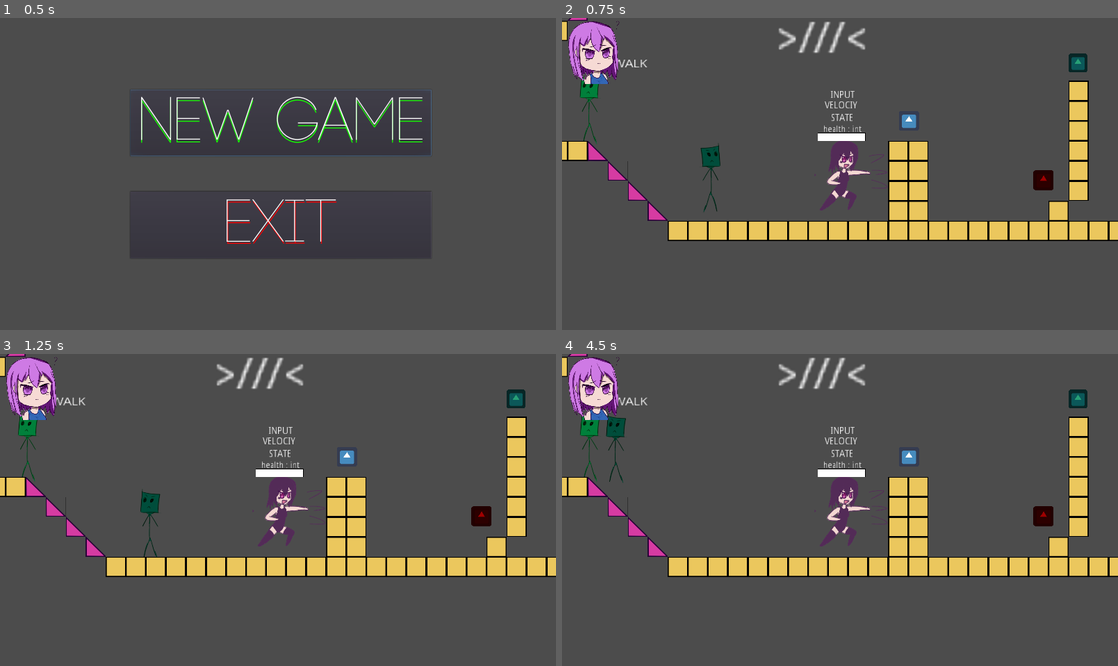
Above: before the commit, frames 1-4 (two rows, left to right).
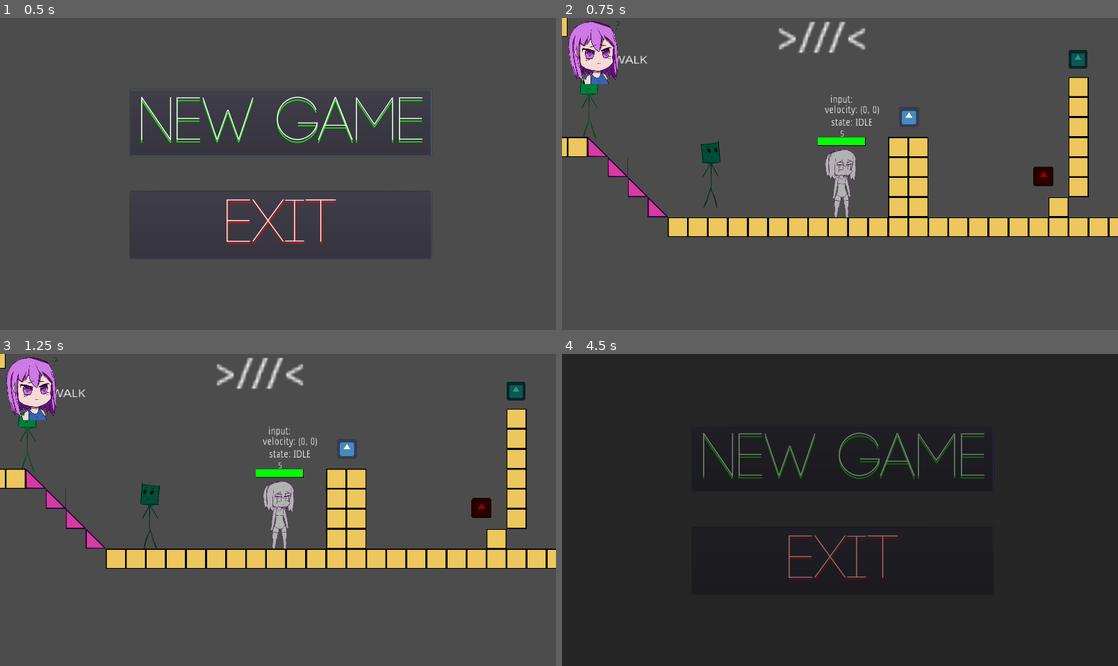
Above: after the commit, the same moments.

Repository: BeatMil/Mugi-again
Game: Godot game, scene res://scene/Menu.tscn
Same seed, same stepped clock (60 frames per second), same inputs: the game is played once before the commit and once after it. The engine's default icon, where the game draws it, is replaced by a stand-in: a white triangle on a blue panel in a dark square.
Inputs:
- Up to frame 1 (0.5 s): no input
- Up to frame 2 (0.75 s): click "NEW GAME" at 0.5 s
- Up to frame 3 (1.25 s): no input
- Up to frame 4 (4.5 s): tap Enter (ui_accept) at 1.25, 1.52, 2.27, 3.77 s; hold R 1.28-2.03 s; hold Right (ui_right) 1.28-2.78 s; tap K (attack02) at 2.1 s; tap R at 2.3, 3.05, 3.6 s; hold Left (ui_left) 2.78-3.53 s; hold L (block) 2.78-3.53 s; hold Right (ui_right) from 3.53 s (still down); hold Backspace from 4.28 s (still down)

Frame 1 is identical in both runs. In frame 2, 6.2% of the frame differs, in the area x 0-100%, y 0-72%; in frame 3, 9.3%; in frame 4, 99%, in the area x 0-100%, y 0-100%.
Error before the commit: Parse Error: Mixed tabs and spaces in indentation. (res://script/Player.gd:305)

Commit message:
fix wrong indent with spaces and tabs

Diff:
--- a/prefab/dialog.tscn
+++ b/prefab/dialog.tscn
@@ -11,6 +11,9 @@
 anchor_right = 1.0
 anchor_bottom = 1.0
 script = ExtResource( 1 )
+__meta__ = {
+"_edit_use_anchors_": false
+}
 
 [node name="WindowDialog" type="WindowDialog" parent="."]
 popup_exclusive = true
--- /dev/null
+++ b/prefab/dialog02.gd
@@ -0,0 +1,13 @@
+extends Polygon2D
+
+var dialog = ["Hey dew!","Lets play CSGO!"]
+
+onready var text = $text
+
+func _ready():
+	text.set_text(dialog[0])
+	pass # Replace with function body.
+
+
+#func _process(delta):
+#	pass
--- /dev/null
+++ b/prefab/dialog02.tscn
@@ -0,0 +1,24 @@
+[gd_scene load_steps=4 format=2]
+
+[ext_resource path="res://media/Font/Code Vein Fonts/Roboto-Bold.ttf" type="DynamicFontData" id=1]
+[ext_resource path="res://prefab/dialog02.gd" type="Script" id=2]
+
+[sub_resource type="DynamicFont" id=1]
+size = 30
+font_data = ExtResource( 1 )
+
+[node name="textPolygon" type="Polygon2D"]
+color = Color( 0.376471, 0.376471, 0.376471, 1 )
+polygon = PoolVector2Array( 128, 512, 128, 640, 1152, 640, 1152, 512 )
+script = ExtResource( 2 )
+
+[node name="text" type="RichTextLabel" parent="."]
+margin_left = 176.0
+margin_top = 528.0
+margin_right = 1104.0
+margin_bottom = 624.0
+custom_fonts/normal_font = SubResource( 1 )
+text = "It's CSGO time!!"
+__meta__ = {
+"_edit_use_anchors_": false
+}
--- a/script/Player.gd
+++ b/script/Player.gd
@@ -302,7 +302,7 @@
 #		print(dlog.name)
 #		dlog.get_children()[0].popup(Rect2(500,100,700,100))
 	elif area.is_in_group("death_border"):
-        get_tree().reload_current_scene()
+		get_tree().reload_current_scene()
 	elif area.is_in_group("spikes"):
 		health_bar.health_decrease(1)
 		state = anum.RECOVERY
--- a/script/cheat.gd
+++ b/script/cheat.gd
@@ -2,11 +2,11 @@
 
 func _input(event):
 	if Input.is_key_pressed(KEY_R):
-        # var res_path = get_tree().edited_scene_root.get_resource_filesystem()
-        # var res_path = get_tree().get_scene()
-        # print(res_path)
-        # print(get_tree().change_scene('res://scene/stage01.tscn'))
-        # get_tree().change_scene(this_scene)
-        get_tree().reload_current_scene()
+		# var res_path = get_tree().edited_scene_root.get_resource_filesystem()
+		# var res_path = get_tree().get_scene()
+		# print(res_path)
+		# print(get_tree().change_scene('res://scene/stage01.tscn'))
+		# get_tree().change_scene(this_scene)
+		get_tree().reload_current_scene()
 	elif Input.is_key_pressed(KEY_BACKSPACE):
 		get_tree().change_scene("res://scene/Menu.tscn")
